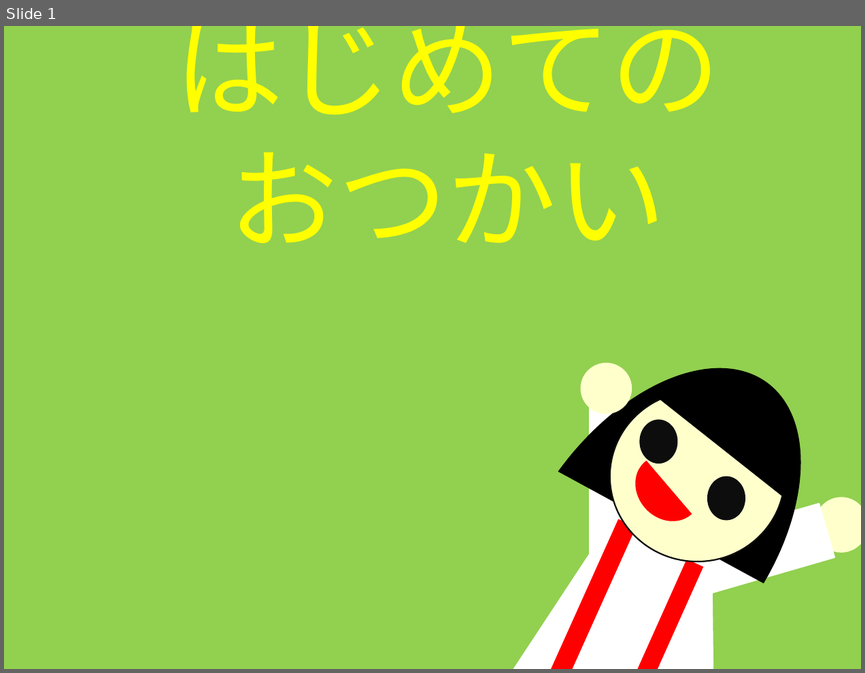
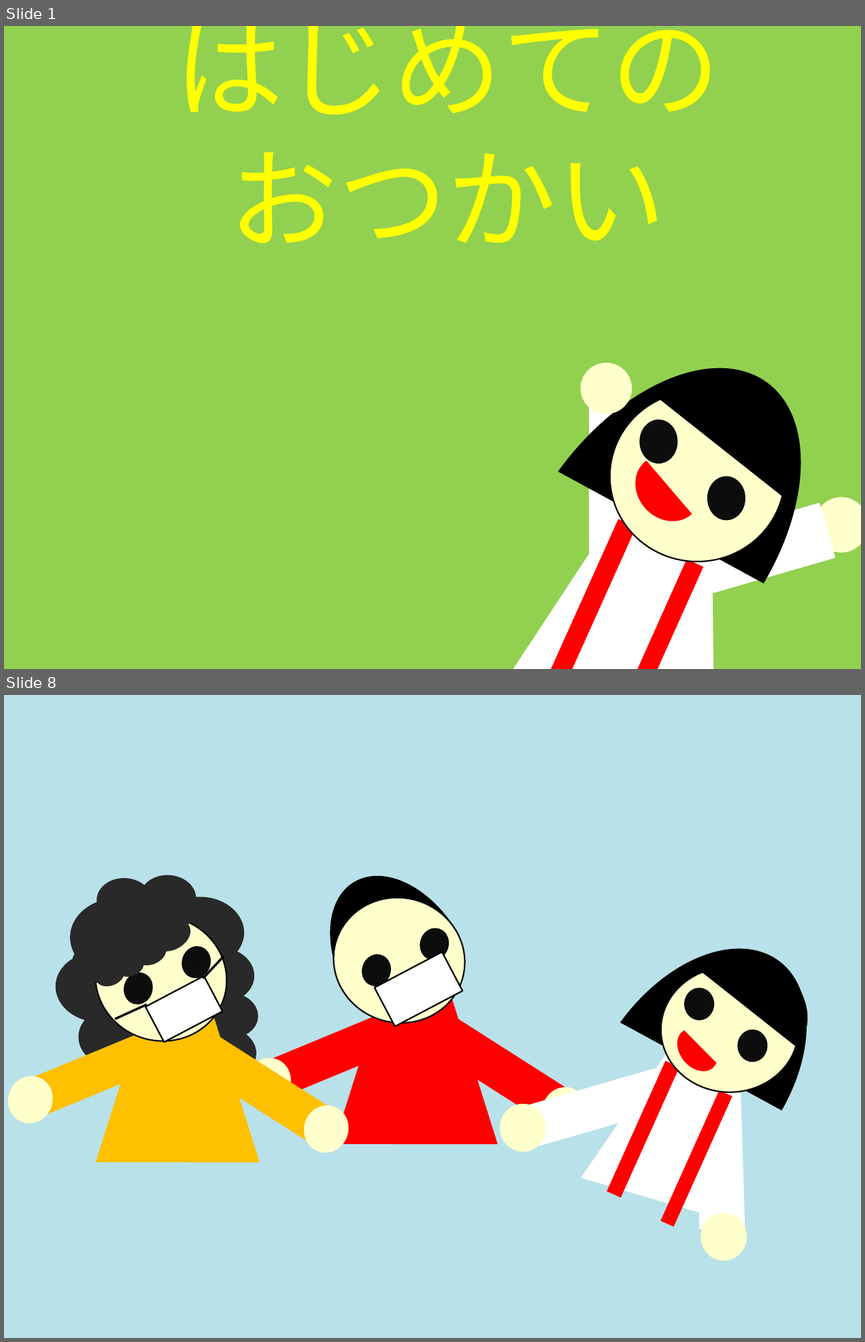
Before and after one commit to EdaHikari/OtsukaiGame, a slide deck: 新規 Microsoft PowerPoint Presentation.pptx. Shown one above the other, each under a label of ours: slide 1 before the commit, slides 1 and 8 after it; the slides between them are not shown. The pictures are 865x673 and 865x1342 pixels, drawn with LibreOffice and Linux fonts; fonts in the diff are those of the drawing. Boxes give left, top, right and bottom in pixels: in the first picture for what was removed or moved away, otherwise in the second. Text is boxed around its words. In the diff, an @@ line names an element or a change of style, - is before the commit and + after.

```diff
--- a/新規 Microsoft PowerPoint Presentation.pptx
+++ b/新規 Microsoft PowerPoint Presentation.pptx
@@ slide 8 added at [4,695,861,1338], background #B9E1E9 @@
@@ line added from (203, 978) to (224, 956), #000000 1.5 pt @@
@@ rectangle added at [374,952,462,1026], fill #FFFFFF, outline #000000 1 pt @@
@@ rectangle added at [145,976,222,1042], fill #FFFFFF, outline #000000 1 pt @@
@@ group added at [239,849,592,1144]: 5 ellipses, 2 chord (boxed as its full ellipse)s, 2 rectangles, 1 trapezoid @@
@@ group added at [4,870,354,1161]: 5 ellipses, 2 clouds, 2 rectangles, 1 trapezoid, 1 chord (boxed as its full ellipse) @@
@@ line added from (114, 1019) to (147, 1004), #000000 1.5 pt @@
@@ group added at [500,906,853,1246]: 4 rectangles, 4 ellipses, 3 chord (boxed as its full ellipse)s, 1 trapezoid @@
@@ ellipse added at [700,1212,746,1260], fill #FFFFCC @@
```
Also in this commit, not shown: 1 slide changed, 9 other slides added, 46 other files.
